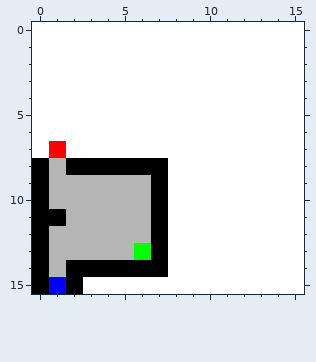
Edited in one commit: pixel-art sprite (LD23 - Small worlds/assets/lvl/lvl1.png). Above is the file before it was changed.
The file is 16x16 pixels.
After the commit:
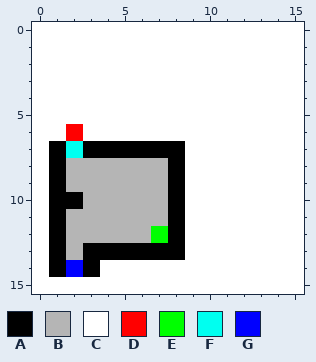
Palette (. is transparent): A #000000  B #b5b5b5  C #ffffff  D #ff0000  E #00ff00  F #00fff0  G #0000ff
What changed:
y 6: x 2 C -> D
y 7: x 1..8 DCCCCCCC -> AFAAAAAA
y 8: x 0..8 ABAAAAAAC -> CABBBBBBA
y 9: x 0..1 AB -> CA; x 7..8 AC -> BA
y 10: x 0..2 ABB -> CAA; x 7..8 AC -> BA
y 11: x 0 A -> C; x 7..8 AC -> BA
y 12: x 0..1 AB -> CA; x 7..8 AC -> EA
y 13: x 0..1 AB -> CA; x 3..6 BBBE -> AAAA; x 8 C -> A
y 14: x 0..2 ABA -> CAG; x 4..7 AAAA -> CCCC
y 15: x 0..2 AGA -> CCC
Where, in picture pixels (left, top, right, bottom), the same in both pictures:
changed: (32, 124, 185, 294)
